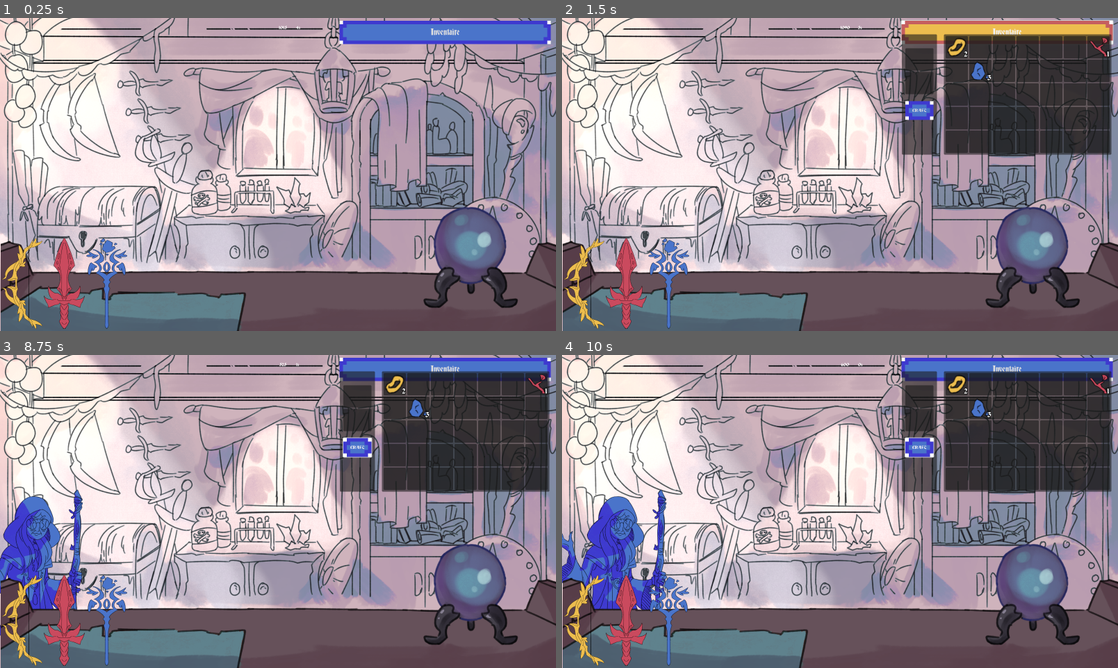
Above: before the commit, frames 1-4 (two rows, left to right).
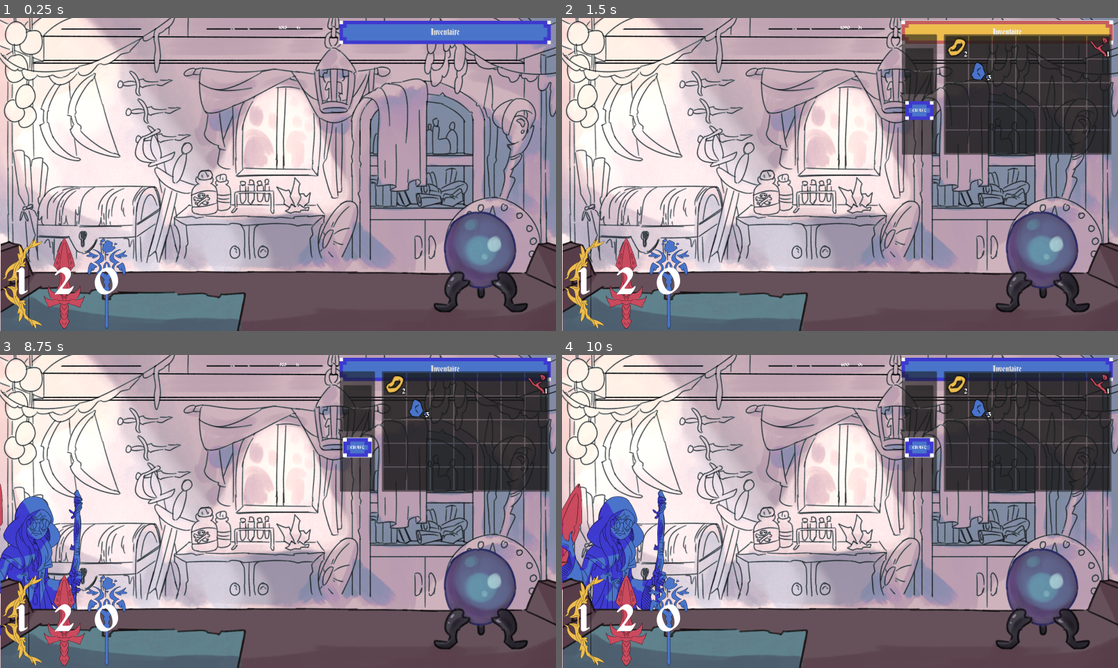
Above: after the commit, the same moments.

Repository: electron35/GMTK_Jam_Dunjunk_shop
Game: Godot game, scene res://GMTK_Jam/MainScene.tscn
Same seed, same stepped clock (60 frames per second), same inputs: the game is played once before the commit and once after it. The engine's default icon, where the game draws it, is replaced by a stand-in: a white triangle on a blue panel in a dark square.
Inputs (mouse positions are in pixels of both pictures, inside the frame that each line leads up to; where the layout moved, square brackets give the same spot in the first picture):
- Up to frame 1 (0.25 s): no input
- Up to frame 2 (1.5 s): click (1040, 262) [1034, 255] at 0.5 s; click "Inventaire" at 1.25 s
- Up to frame 3 (8.75 s): click "CRAFT" at 2 s; click (478, 599) [472, 592] at 2.75 s; click "Inventaire" at 3.5 s; click (478, 599) [472, 592] at 4.25 s; click "Inventaire" at 5 s; click "CRAFT" at 5.75 s; click "CRAFT" at 6.5 s; move the mouse to (355, 395) at 7.27 s; click (355, 395) at 7.42 s; move the mouse to (355, 420) at 8.02 s; click (355, 420) at 8.17 s
- Up to frame 4 (10 s): move the mouse to (956, 383) at 8.77 s; click (956, 383) at 8.92 s; click (956, 383) at 9.67 s

The runs differ from the first frame. In frame 1, 3.2% of the frame differs, in the area x 2-95%, y 60-94%; in frame 2, 3.2%; in frame 3, 3.3%; in frame 4, 3.8%, in the area x 0-95%, y 41-94%.

Commit message:
Dungeon

Diff:
--- a/GMTK_Jam/MainScene.tscn
+++ b/GMTK_Jam/MainScene.tscn
@@ -17,6 +17,7 @@
 position = Vector2(20, -55)
 
 [node name="PanelContainer" type="PanelContainer" parent="."]
+z_index = -100
 offset_right = 1607.0
 offset_bottom = 906.0
 size_flags_horizontal = 3
@@ -48,10 +49,10 @@
 anchors_preset = 3
 anchor_left = 1.0
 anchor_top = 1.0
-offset_left = -382.0
-offset_top = -358.0
-offset_right = -109.0
-offset_bottom = -65.0
+offset_left = -353.0
+offset_top = -345.0
+offset_right = -80.0
+offset_bottom = -52.0
 grow_horizontal = 0
 grow_vertical = 0
 
--- /dev/null
+++ b/GMTK_Jam/Nodes/Dungeon.gd
@@ -0,0 +1,25 @@
+extends Control
+
+@export var adventurer_power: int = 0
+
+const mat_ref = [
+	preload("res://GMTK_Jam/ScriptableObjects/Instances/Materials/Ring.tres"),
+	preload("res://GMTK_Jam/ScriptableObjects/Instances/Materials/Stick.tres"),
+	preload("res://GMTK_Jam/ScriptableObjects/Instances/Materials/Stone.tres")
+]
+
+var mat_item:MaterialData
+
+func _create_dungeon_instance(power:int,item_type: String):
+	adventurer_power = power
+	var time:int
+	time = 30 if (power > 30) else power
+	$Timer.wait_time = time
+
+	match item_type:
+		"Bow":
+			mat_item = mat_ref[0]
+		"Sword":
+			mat_item = mat_ref[1]
+		"Wand":
+			mat_item = mat_ref[2]
--- /dev/null
+++ b/GMTK_Jam/Nodes/Dungeon.tscn
@@ -0,0 +1,14 @@
+[gd_scene load_steps=2 format=3 uid="uid://b620tee8dv8un"]
+
+[ext_resource type="Script" path="res://GMTK_Jam/Nodes/Dungeon.gd" id="1_65k7e"]
+
+[node name="Dungeon" type="Control"]
+layout_mode = 3
+anchors_preset = 15
+anchor_right = 1.0
+anchor_bottom = 1.0
+grow_horizontal = 2
+grow_vertical = 2
+script = ExtResource("1_65k7e")
+
+[node name="Timer" type="Timer" parent="."]
--- a/GMTK_Jam/UIElement/ItemSlotUI.tscn
+++ b/GMTK_Jam/UIElement/ItemSlotUI.tscn
@@ -1,6 +1,7 @@
-[gd_scene load_steps=3 format=3 uid="uid://bylnkaiey0hdw"]
+[gd_scene load_steps=4 format=3 uid="uid://bylnkaiey0hdw"]
 
 [ext_resource type="Script" path="res://GMTK_Jam/script/Inventory/ItemSlotUI.gd" id="1_5vk8e"]
+[ext_resource type="Theme" uid="uid://b23gfgab88oos" path="res://GMTK_Jam/Resources/theme.tres" id="2_fq2a8"]
 
 [sub_resource type="StyleBoxFlat" id="StyleBoxFlat_0vfkx"]
 bg_color = Color(0.6, 0.6, 0.6, 0)
@@ -26,4 +27,12 @@
 layout_mode = 2
 expand_mode = 1
 
+[node name="Label" type="Label" parent="MarginContainer"]
+layout_mode = 2
+theme = ExtResource("2_fq2a8")
+theme_override_font_sizes/font_size = 100
+text = "40"
+horizontal_alignment = 1
+vertical_alignment = 1
+
 [connection signal="gui_input" from="." to="." method="_on_gui_input"]
--- a/GMTK_Jam/script/Adventurer/aventurier.gd
+++ b/GMTK_Jam/script/Adventurer/aventurier.gd
@@ -2,10 +2,11 @@
 
 const inventory = preload("res://GMTK_Jam/ScriptableObjects/Instances/MatInventory/Inventory.tres")
 const mat_type = [
+	preload("res://GMTK_Jam/ScriptableObjects/Instances/Materials/Stick.tres"),
 	preload("res://GMTK_Jam/ScriptableObjects/Instances/Materials/Ring.tres"),
-	preload("res://GMTK_Jam/ScriptableObjects/Instances/Materials/Stick.tres"),
 	preload("res://GMTK_Jam/ScriptableObjects/Instances/Materials/Stone.tres")
 ]
+
 @onready var canvas_layer = $CanvasLayer
 @onready var item_slot_ui = $CanvasLayer/ItemSlotUI
 
@@ -28,6 +29,7 @@
 	adventurerInShop=true
 	advHasSell=false
 	advhasBuy=false
+	rng.randomize()
 
 func _process(delta):
 	if(adventurerInShop==true):
@@ -53,15 +55,15 @@
 	_buy(powerAventurer)
 
 func _sell():
-	print("Adventurer sells you Object for X gold")
+
 	advHasSell=true
 	var quality = rng.randi_range(1,10)
 	var type = rng.randi_range(0,2)
+	print(str(type))
 	Main.money -= quality*5
 	inventory.add(mat_type[type],quality)
 
 func _buy(money: int):
-	print("Adventurer buy you weapon for X gold")
 	Main.money += money
 	advhasBuy=true
 
@@ -82,7 +84,7 @@
 
 	speedAdventurer = 40 + 10*speed_multiplier
 	self.z_index = speed_multiplier
-	$CanvasLayer.layer = speed_multiplier
+	$CanvasLayer.layer = speed_multiplier+1
 
 
 
--- a/GMTK_Jam/script/Inventory/ItemSlotUI.gd
+++ b/GMTK_Jam/script/Inventory/ItemSlotUI.gd
@@ -13,6 +13,7 @@
 	item_name=item.item_name
 	texture_rect.texture = item.texture
 	quality = item.quality
+	$MarginContainer/Label.text = str(quality)
 
 func _on_gui_input(event):
 	if event is InputEventMouseButton \
--- a/GMTK_Jam/script/Main.gd
+++ b/GMTK_Jam/script/Main.gd
@@ -1,7 +1,9 @@
 extends Node2D
 
+const dungeonConst = preload("res://GMTK_Jam/Nodes/Dungeon.tscn")
+
 var money:int
-var rent_value: int
+var rent_value: float
 
 var hold_item: ItemData
 
